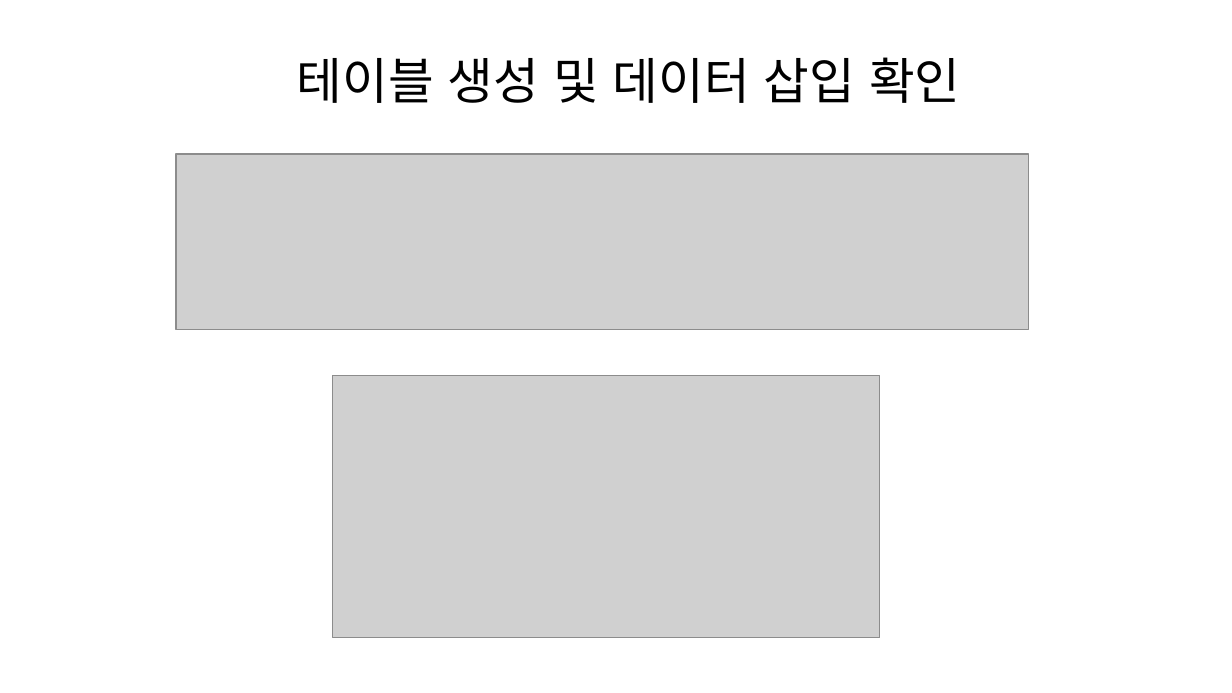
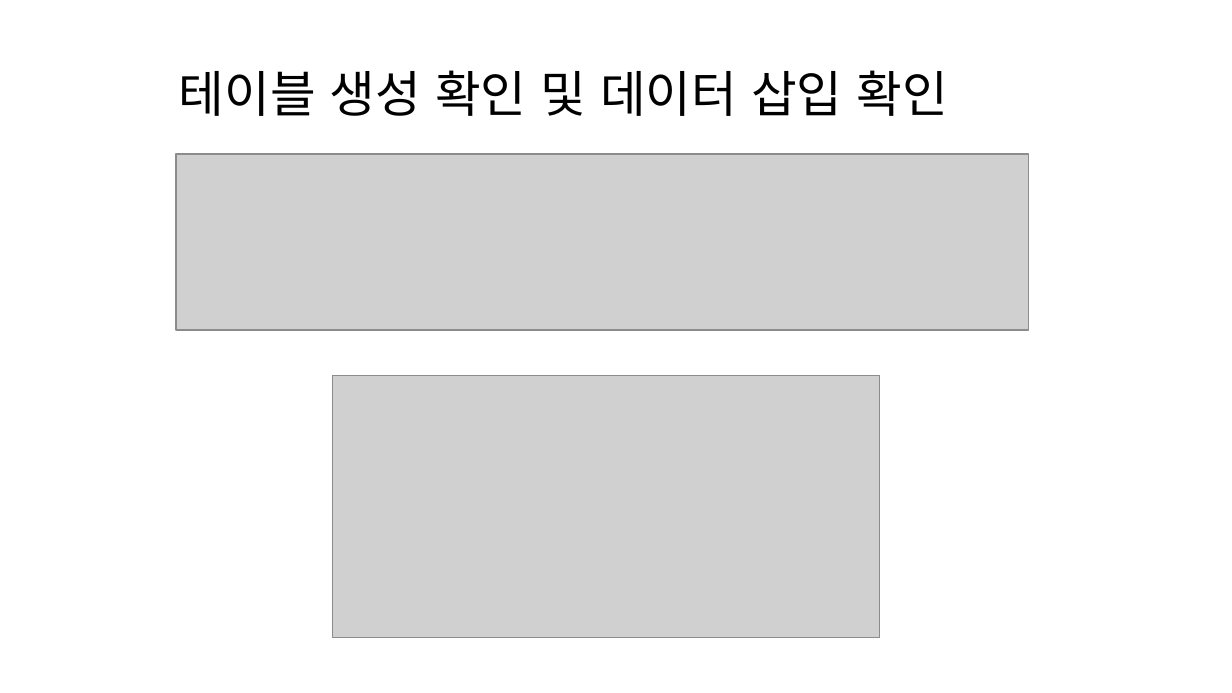
Before and after one commit to deardeer123/workspace_sts, a slide deck: slide 17 of python_study/project_python/파이썬_프로젝트2/파이선발표.pptx (slide 16 before the commit). Drawn at 1232x693 pixels with LibreOffice and Linux fonts; fonts in the diff are those of the drawing; grey boxes stand for pictures. Boxes give left, top, right and bottom in pixels: in the first picture for what was removed or moved away, otherwise in the second. Text is boxed around its words. In the diff, an @@ line names an element or a change of style, - is before the commit and + after.

```diff
--- a/python_study/project_python/파이썬_프로젝트2/파이선발표.pptx
+++ b/python_study/project_python/파이썬_프로젝트2/파이선발표.pptx
@@ text at box(179, 70, 947, 116): text changed @@
-테이블 생성 및 데이터 삽입 확인
+테이블 생성 확인 및 데이터 삽입 확인
```
Also in this commit, not shown: 10 other slides changed, 4 slides added, 3 slides removed, 15 other files.
